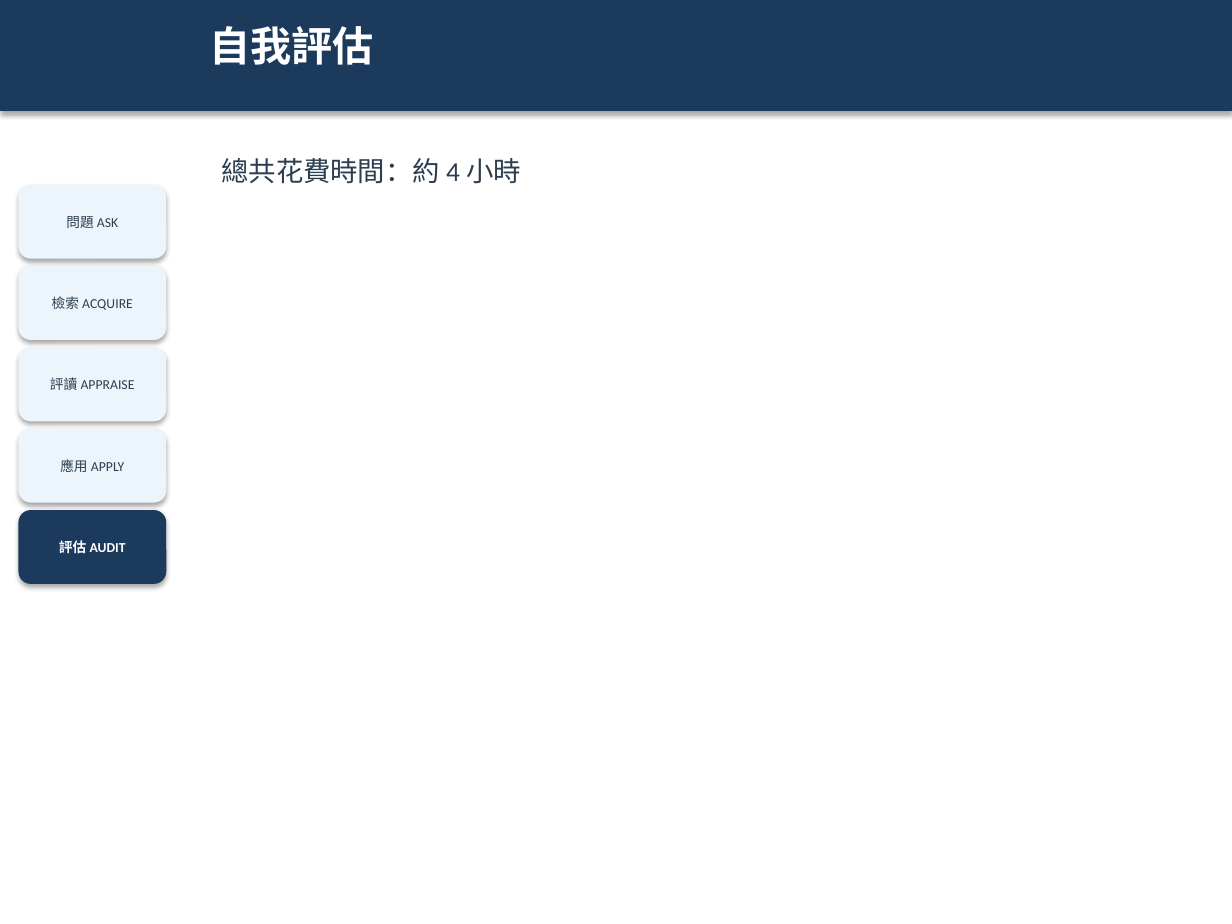
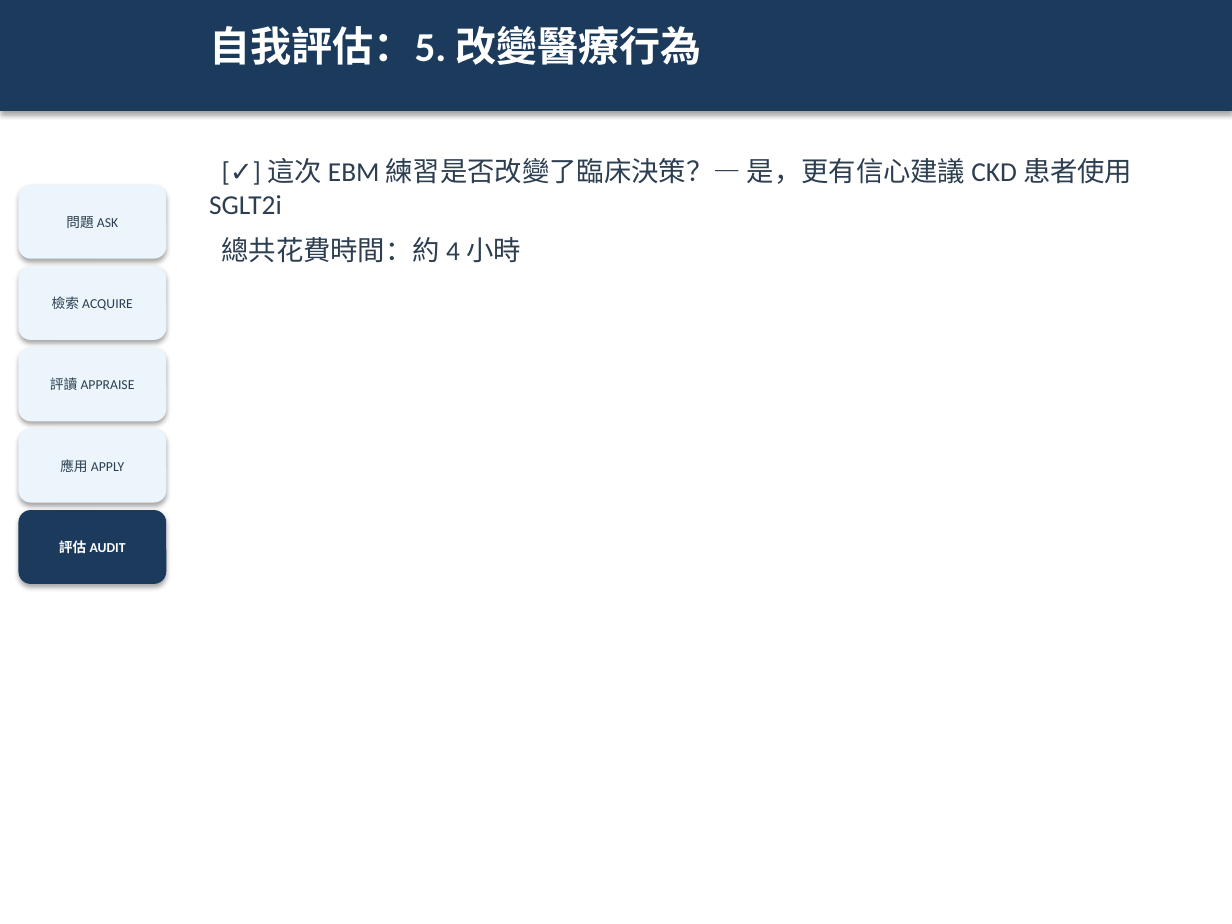
Before and after one commit to platypus31/ebm-report-pipeline, a slide deck: slide 44 of projects/example-sglt2i-ckd/06_slides/ebm-report.pptx (slide 22 before the commit). Drawn at 1232x924 pixels with LibreOffice and Linux fonts; fonts in the diff are those of the drawing. Boxes give left, top, right and bottom in pixels: in the first picture for what was removed or moved away, otherwise in the second. Text is boxed around its words. In the diff, an @@ line names an element or a change of style, - is before the commit and + after.

```diff
--- a/projects/example-sglt2i-ckd/06_slides/ebm-report.pptx
+++ b/projects/example-sglt2i-ckd/06_slides/ebm-report.pptx
@@ text at <box>209,26,702,65</box>: text changed @@
-自我評估
+自我評估：5. 改變醫療行為
@@ text at <box>209,158,1132,214</box>: paragraph added @@
+[✓] 這次 EBM 練習是否改變了臨床決策？— 是，更有信心建議 CKD 患者使用 SGLT2i
```
Also in this commit, not shown: 13 other slides changed, 22 slides added, 3 other files.
